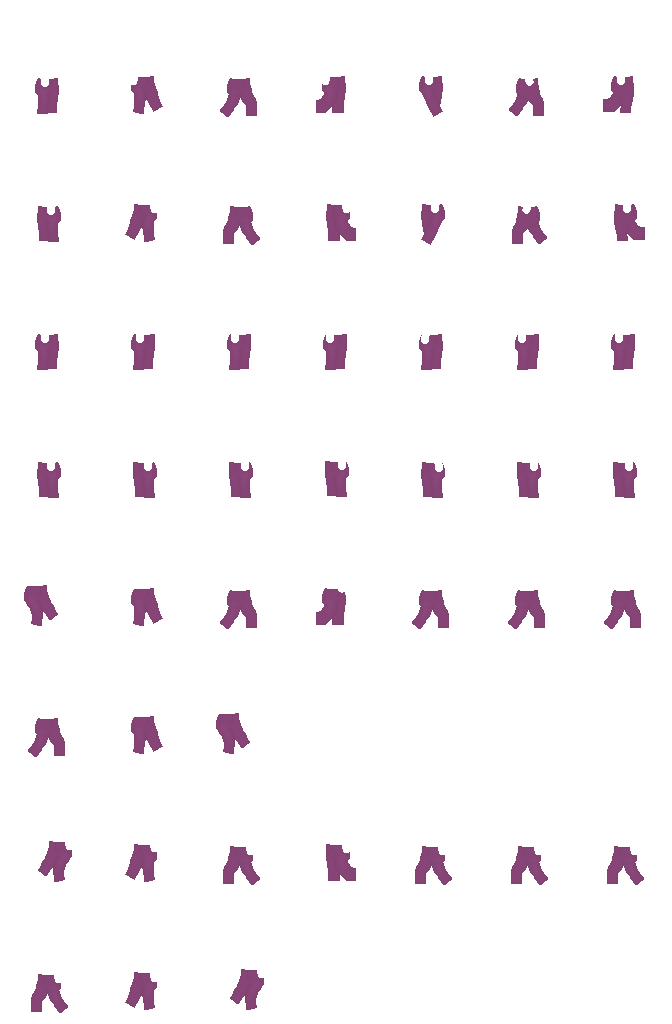
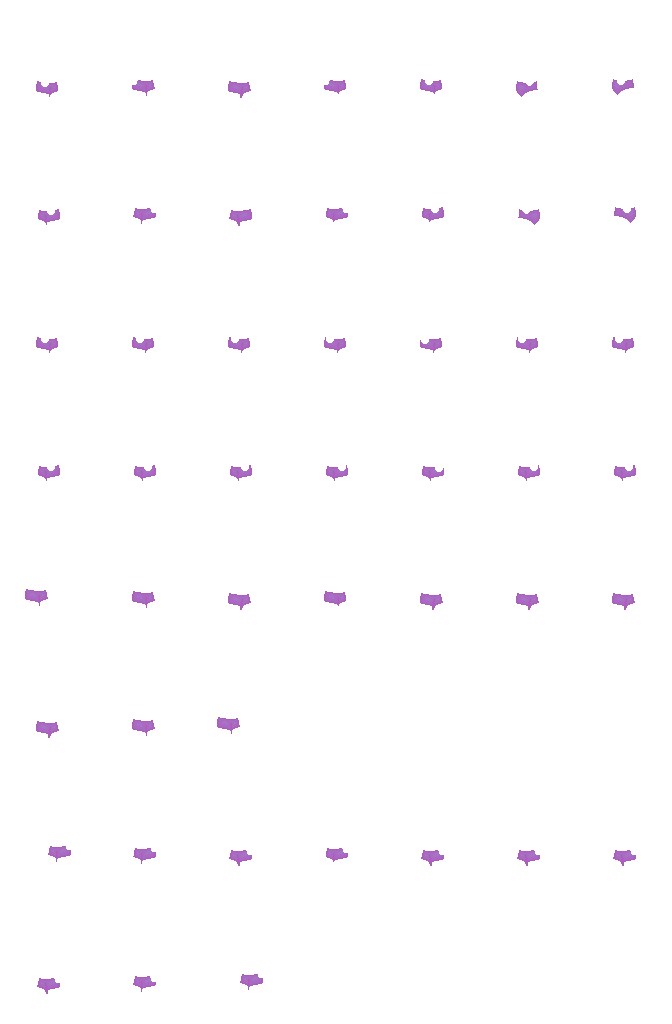
Comparing the layer stacks of the two 672x1024 images. Changes:
added layer "Booty_Shorts pink" above "Booty_Shorts purple" over [25, 79, 636, 994]
hid "jeans pink" over [24, 76, 645, 1013]
